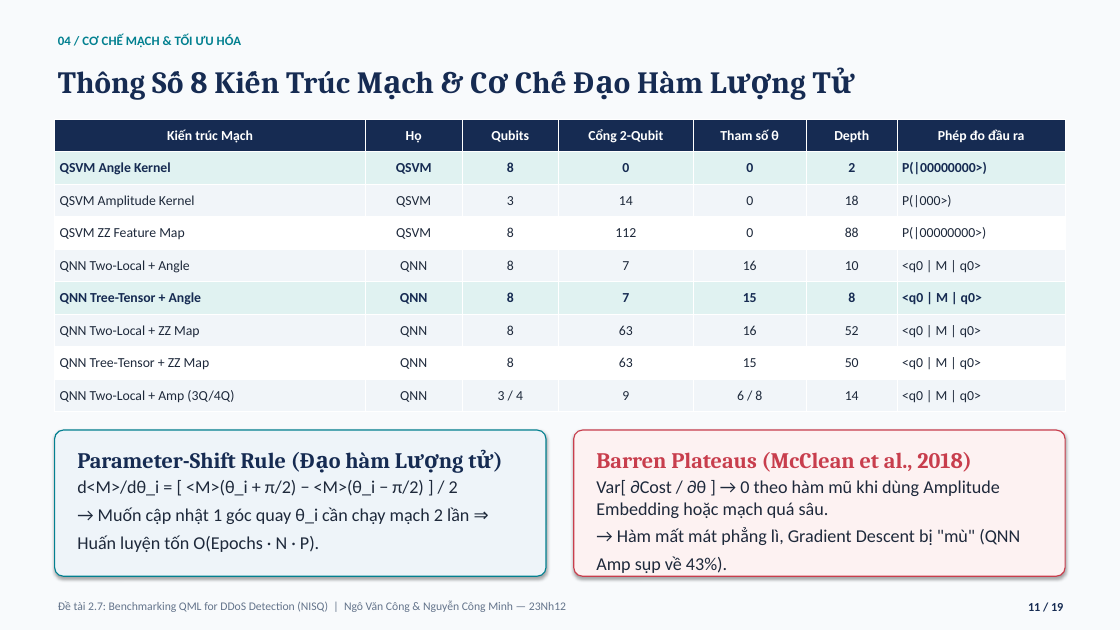
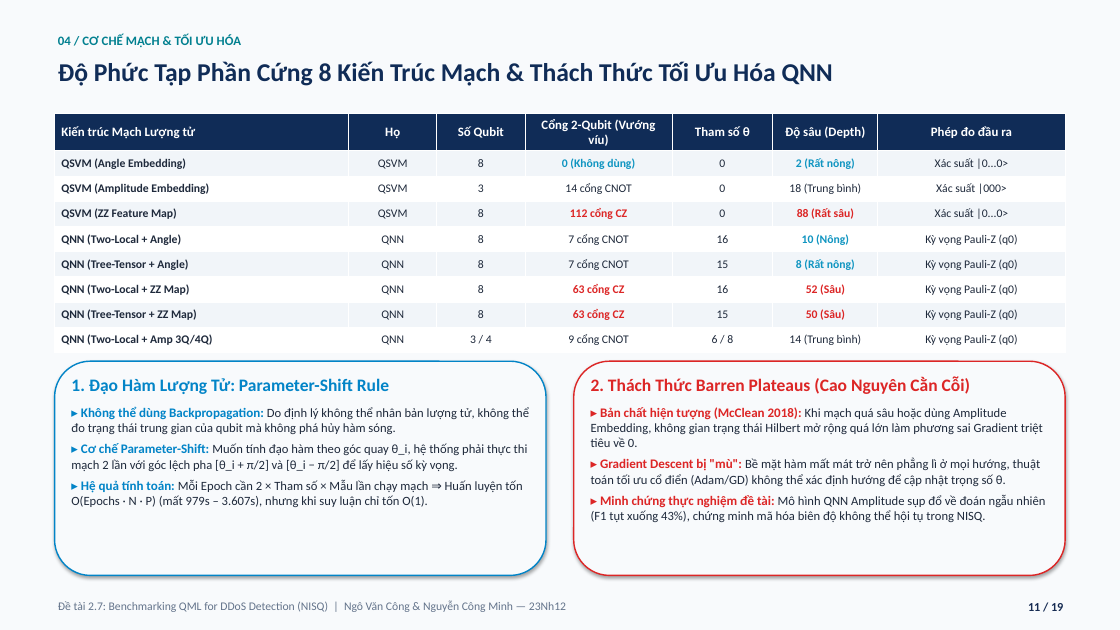
Before and after one commit to vcongggggg/qml-ddos, a slide deck: slide 11 of SLIDE_BAO_CAO_CUOI_KY_MHMM_DeTai_2_7_QML_DDoS_Cong_Minh.pptx. Drawn at 1120x630 pixels with LibreOffice and Linux fonts; fonts in the diff are those of the drawing. Boxes give left, top, right and bottom in pixels: in the first picture for what was removed or moved away, otherwise in the second. Text is boxed around its words. In the diff, an @@ line names an element or a change of style, - is before the commit and + after.

Commit message:
fix(slides): fix text overflow at Barren Plateaus and restructure Slide 11 layout

```diff
--- a/SLIDE_BAO_CAO_CUOI_KY_MHMM_DeTai_2_7_QML_DDoS_Cong_Minh.pptx
+++ b/SLIDE_BAO_CAO_CUOI_KY_MHMM_DeTai_2_7_QML_DDoS_Cong_Minh.pptx
@@ text at bbox=[58, 61, 833, 86]: text changed; size 26.5 to 22 pt; font Cambria to Calibri; text colour #162B52 to #102C57 @@
-Thông Số 8 Kiến Trúc Mạch & Cơ Chế Đạo Hàm Lượng Tử
+Độ Phức Tạp Phần Cứng 8 Kiến Trúc Mạch & Thách Thức Tối Ưu Hóa QNN
@@ table at bbox=[55, 113, 1065, 349] @@
-row 1: Kiến trúc Mạch | Họ | Qubits | Cổng 2-Qubit | Tham số θ | Depth | Phép đo đầu ra
+row 1: Kiến trúc Mạch Lượng tử | Họ | Số Qubit | Cổng 2-Qubit (Vướng víu) | Tham số θ | Độ sâu (Depth) | Phép đo đầu ra
-row 2: QSVM Angle Kernel | QSVM | 8 | 0 | 0 | 2 | P(|00000000>)
+row 2: QSVM (Angle Embedding) | QSVM | 8 | 0 (Không dùng) | 0 | 2 (Rất nông) | Xác suất |0...0>
-row 3: QSVM Amplitude Kernel | QSVM | 3 | 14 | 0 | 18 | P(|000>)
+row 3: QSVM (Amplitude Embedding) | QSVM | 3 | 14 cổng CNOT | 0 | 18 (Trung bình) | Xác suất |000>
-row 4: QSVM ZZ Feature Map | QSVM | 8 | 112 | 0 | 88 | P(|00000000>)
+row 4: QSVM (ZZ Feature Map) | QSVM | 8 | 112 cổng CZ | 0 | 88 (Rất sâu) | Xác suất |0...0>
-row 5: QNN Two-Local + Angle | QNN | 8 | 7 | 16 | 10 | <q0 | M | q0>
+row 5: QNN (Two-Local + Angle) | QNN | 8 | 7 cổng CNOT | 16 | 10 (Nông) | Kỳ vọng Pauli-Z (q0)
-row 6: QNN Tree-Tensor + Angle | QNN | 8 | 7 | 15 | 8 | <q0 | M | q0>
+row 6: QNN (Tree-Tensor + Angle) | QNN | 8 | 7 cổng CNOT | 15 | 8 (Rất nông) | Kỳ vọng Pauli-Z (q0)
-row 7: QNN Two-Local + ZZ Map | QNN | 8 | 63 | 16 | 52 | <q0 | M | q0>
+row 7: QNN (Two-Local + ZZ Map) | QNN | 8 | 63 cổng CZ | 16 | 52 (Sâu) | Kỳ vọng Pauli-Z (q0)
-row 8: QNN Tree-Tensor + ZZ Map | QNN | 8 | 63 | 15 | 50 | <q0 | M | q0>
+row 8: QNN (Tree-Tensor + ZZ Map) | QNN | 8 | 63 cổng CZ | 15 | 50 (Sâu) | Kỳ vọng Pauli-Z (q0)
-row 9: QNN Two-Local + Amp (3Q/4Q) | QNN | 3 / 4 | 9 | 6 / 8 | 14 | <q0 | M | q0>
+row 9: QNN (Two-Local + Amp 3Q/4Q) | QNN | 3 / 4 | 9 cổng CNOT | 6 / 8 | 14 (Trung bình) | Kỳ vọng Pauli-Z (q0)
@@ fill #162B52 to #102C57 in row 1 @@
@@ fill #E0F2F1 to #F1F5F9 in 14 cells @@
@@ fill #F1F5F9 to #FFFFFF in 28 cells @@
@@ fill #FFFFFF to #F1F5F9 in 14 cells @@
@@ size 11.8 to 11 pt in "Họ", "Tham số θ", "Phép đo đầu ra" @@
@@ size 11.8 to 10 pt in "QSVM", "8", "0", "QSVM" and 20 more places @@
@@ text colour #162B52 to #1E293B, bold off in "QSVM", "8", "0", "QNN" and 2 more places @@
@@ table: place and size @@
-table at bbox=[55, 119, 1065, 412]
+table at bbox=[55, 113, 1065, 349]
@@ rounded rectangle: place and size @@
-rounded rectangle at bbox=[55, 430, 546, 576]
+rounded rectangle at bbox=[55, 361, 546, 576]
@@ rounded rectangle at bbox=[55, 361, 546, 576]: fill #EEF4F9 to #F8FAFC; outline #028090 1 pt to #0284C7 1.2 pt; proportions changed @@
@@ text at bbox=[71, 378, 529, 507]: text changed; size 19 to 10.8 pt; font Cambria to Calibri; text colour #162B52 to #1E293B; bold off @@
-Parameter-Shift Rule (Đạo hàm Lượng tử)
+1. Đạo Hàm Lượng Tử: Parameter-Shift Rule
+▸ Không thể dùng Backpropagation: Do định lý không thể nhân bản lượng tử, không thể đo trạng thái trung gian của qubit mà không phá hủy hàm sóng.
+▸ Cơ chế Parameter-Shift: Muốn tính đạo hàm theo góc quay θ_i, hệ thống phải thực thi mạch 2 lần với góc lệch pha [θ_i + π/2] và [θ_i − π/2] để lấy hiệu số kỳ vọng.
+▸ Hệ quả tính toán: Mỗi Epoch cần 2 × Tham số × Mẫu lần chạy mạch ⇒ Huấn luyện tốn O(Epochs · N · P) (mất 979s – 3.607s), nhưng khi suy luận chỉ tốn O(1).
@@ rounded rectangle: place and size @@
-rounded rectangle at bbox=[574, 430, 1065, 576]
+rounded rectangle at bbox=[574, 361, 1065, 576]
@@ rounded rectangle at bbox=[574, 361, 1065, 576]: fill #FDF2F2 to #F8FAFC; outline #C83E4D 1 pt to #DC2626 1.2 pt; proportions changed @@
@@ text added at bbox=[591, 377, 1045, 522], 10.8 pt, text #1E293B @@
+2. Thách Thức Barren Plateaus (Cao Nguyên Cằn Cỗi)
+▸ Bản chất hiện tượng (McClean 2018): Khi mạch quá sâu hoặc dùng Amplitude Embedding, không gian trạng thái Hilbert mở rộng quá lớn làm phương sai Gradient triệt tiêu về 0.
+▸ Gradient Descent bị "mù": Bề mặt hàm mất mát trở nên phẳng lì ở mọi hướng, thuật toán tối ưu cổ điển (Adam/GD) không thể xác định hướng để cập nhật trọng số θ.
+▸ Minh chứng thực nghiệm đề tài: Mô hình QNN Amplitude sụp đổ về đoán ngẫu nhiên (F1 tụt xuống 43%), chứng minh mã hóa biên độ không thể hội tụ trong NISQ.
@@ text removed at bbox=[596, 452, 971, 472] @@
-Barren Plateaus (McClean et al., 2018)
@@ text removed at bbox=[77, 480, 469, 552] @@
-d<M>/dθ_i = [ <M>(θ_i + π/2) − <M>(θ_i − π/2) ] / 2
-→ Muốn cập nhật 1 góc quay θ_i cần chạy mạch 2 lần ⇒ Huấn luyện tốn O(Epochs · N · P).
@@ text removed at bbox=[596, 480, 1020, 576] @@
-Var[ ∂Cost / ∂θ ] → 0 theo hàm mũ khi dùng Amplitude Embedding hoặc mạch quá sâu.
-→ Hàm mất mát phẳng lì, Gradient Descent bị "mù" (QNN Amp sụp về 43%).
```
Also in this commit, not shown: 1 other file.
